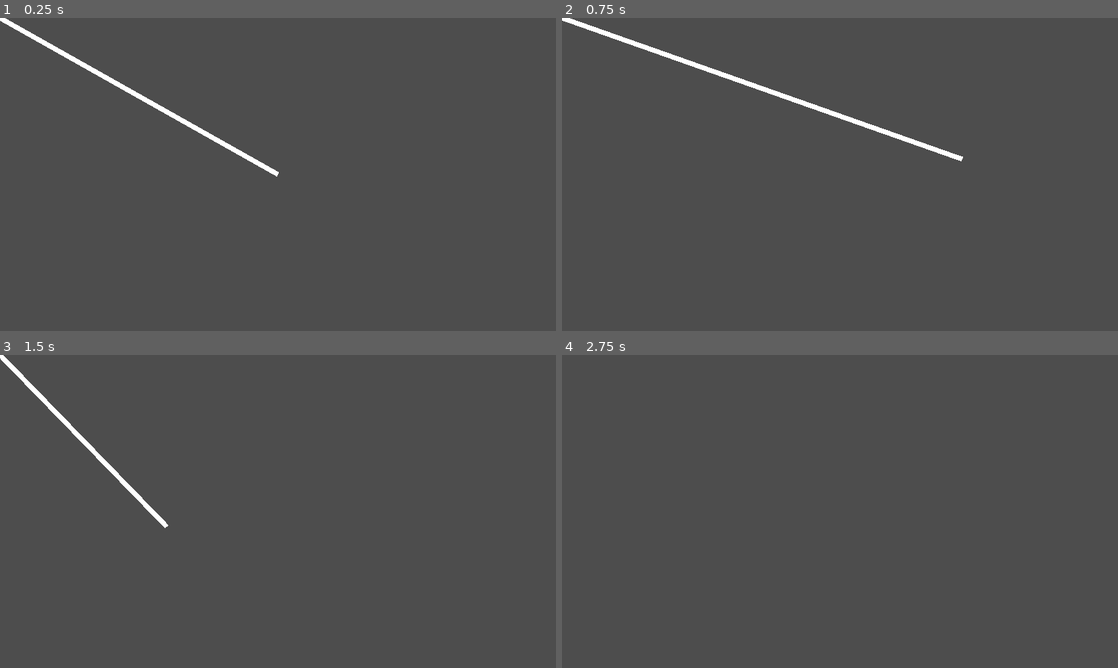
Above: before the commit, frames 1-4 (two rows, left to right).
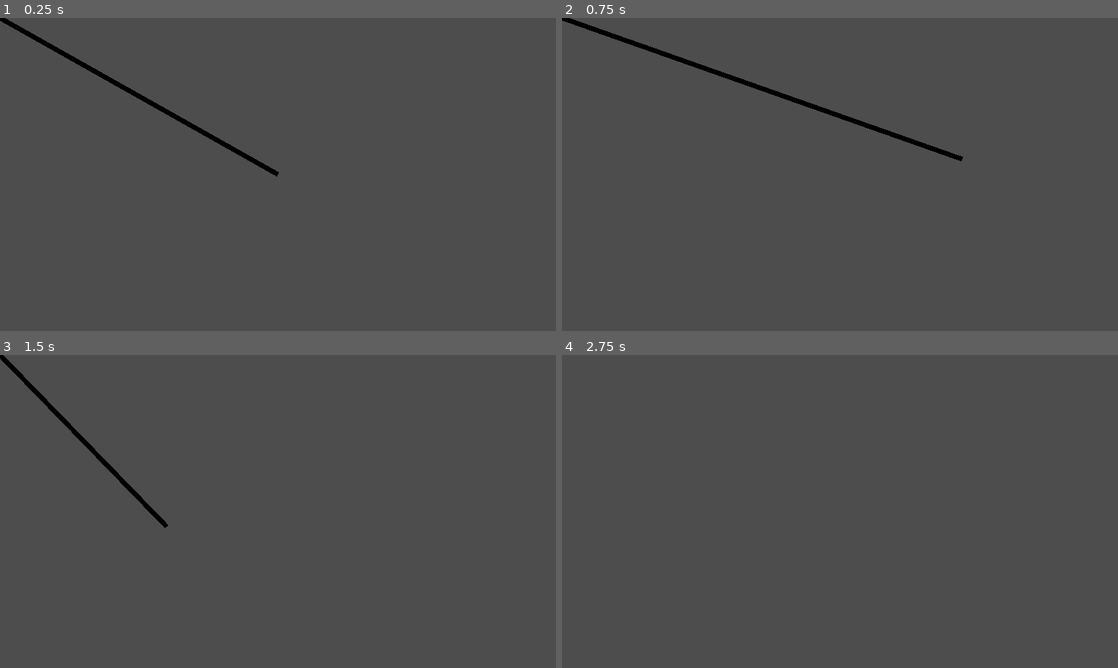
Above: after the commit, the same moments.

Repository: everett-ripley/Colour-Cascade-Game
Game: Godot game, scene res://Scenes/connection.tscn
Two runs of this game, one before a commit and one after it. Both use one fixed random seed, a clock stepped at 60 frames per second and the inputs below. The project has no main scene, so this scene is started directly.
Inputs (mouse positions are in pixels of both pictures, inside the frame that each line leads up to):
- Up to frame 1 (0.25 s): no input
- Up to frame 2 (0.75 s): tap Enter at 0.5 s; move the mouse to (962, 158) at 0.52 s; click (962, 158) at 0.6 s
- Up to frame 3 (1.5 s): tap Space at 1.25 s; move the mouse to (166, 527) at 1.27 s; click (166, 527) at 1.35 s
- Up to frame 4 (2.75 s): tap Enter at 2 s; move the mouse to (895, 442) at 2.02 s; right-click (895, 442) at 2.1 s; click (895, 442) at 2.3 s

The runs differ from the first frame. In frame 1, 0.9% of the frame differs, in the area x 0-51%, y 0-51%; in frame 2, 1.2%, in the area x 0-73%, y 0-46%; in frame 3, 0.7%; in frame 4, nothing differs.

Commit message:
Connections now show colour of parent and target
To do:
- Display mix colour in the center
- Update connection ends when colour of associated nodes changes (use signals from nodes, connect them in the connection script once a connection is confirmed).

Diff:
--- /dev/null
+++ b/Materials/connection_gradient.tres
@@ -0,0 +1,5 @@
+[gd_resource type="Gradient" format=3 uid="uid://dkf8g4tyoh3ud"]
+
+[resource]
+offsets = PackedFloat32Array(0, 0.5, 1)
+colors = PackedColorArray(0, 0, 0, 1, 0, 0, 0, 1, 0, 0, 0, 1)
--- a/Scenes/colour_node.gd
+++ b/Scenes/colour_node.gd
@@ -112,6 +112,7 @@
 				add_child(connection)
 				connection.global_position = global_position
 				connection.parent_node = self
+				connection.update_gradient(colour_values[colour], 0)
 				if mouse != null:
 					mouse.collision(false)
 					connection.mouse = mouse
--- a/Scenes/connection.gd
+++ b/Scenes/connection.gd
@@ -4,9 +4,17 @@
 @onready var line := $Line2D
 @onready var view_port := get_viewport()
 @onready var detector := $Detector
+@onready var gradient = preload("res://Materials/connection_gradient.tres")
 var parent_node : ColourNode
 var target_node : ColourNode = null
 var mouse:Area2D
+
+
+func _ready():
+	line.gradient = gradient.duplicate()
+	update_gradient(Vector3(1.0,1.0,1.0), 1)
+	update_gradient(Vector3(1.0,1.0,1.0), 1)
+
 
 func _process(delta):
 	line.points[1] = to_local(view_port.get_mouse_position())
@@ -34,12 +42,20 @@
 	line.points[1] = vec
 
 
+func update_gradient(color:Vector3, point:int):
+	line.gradient.set_color(point, Color(color[0],color[1],color[2]))
+
+
 func _on_detector_area_entered(area):
 	if area.is_in_group("ColourNodeArea"):
 		target_node = area.get_parent()
-
+		var tween = create_tween()
+		tween.tween_method(update_gradient.bind(2), Vector3(line.gradient.get_color(2).r, line.gradient.get_color(2).g, line.gradient.get_color(2).b), target_node.colour_values[target_node.colour], 0.3)
+		#update_gradient(2, target_node.colour_values[target_node.colour])
 
 
 func _on_detector_area_exited(area):
 	if area.is_in_group("ColourNodeArea"):
 		target_node = null
+		var tween = create_tween()
+		tween.tween_method(update_gradient.bind(2), Vector3(line.gradient.get_color(2).r, line.gradient.get_color(2).g, line.gradient.get_color(2).b), Vector3(1.0,1.0,1.0), 0.3)
--- a/Scenes/connection.tscn
+++ b/Scenes/connection.tscn
@@ -1,6 +1,7 @@
-[gd_scene load_steps=3 format=3 uid="uid://gsrlok0dqg6h"]
+[gd_scene load_steps=4 format=3 uid="uid://gsrlok0dqg6h"]
 
 [ext_resource type="Script" path="res://Scenes/connection.gd" id="1_h7nqd"]
+[ext_resource type="Gradient" uid="uid://dkf8g4tyoh3ud" path="res://Materials/connection_gradient.tres" id="2_5c3vq"]
 
 [sub_resource type="CircleShape2D" id="CircleShape2D_5nwsl"]
 radius = 1.0
@@ -11,6 +12,7 @@
 
 [node name="Line2D" type="Line2D" parent="."]
 points = PackedVector2Array(0, 0, 0, 0)
+gradient = ExtResource("2_5c3vq")
 
 [node name="Detector" type="Area2D" parent="."]
 
Not shown: 1 places in Scenes/colour_node.tscn that only renumber resources
Not shown: 1 places in Shaders/colour_node_material.tres that only renumber resources
